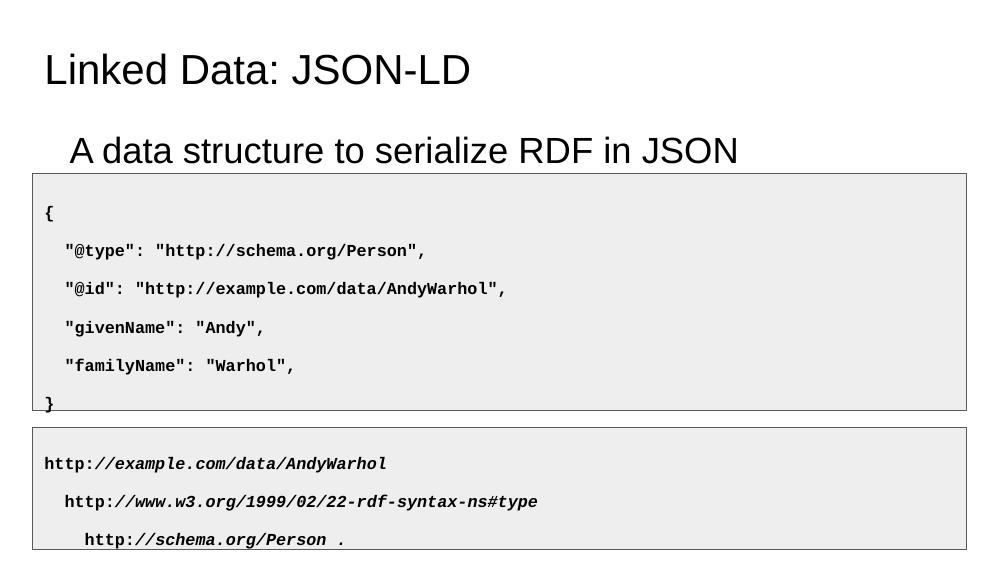
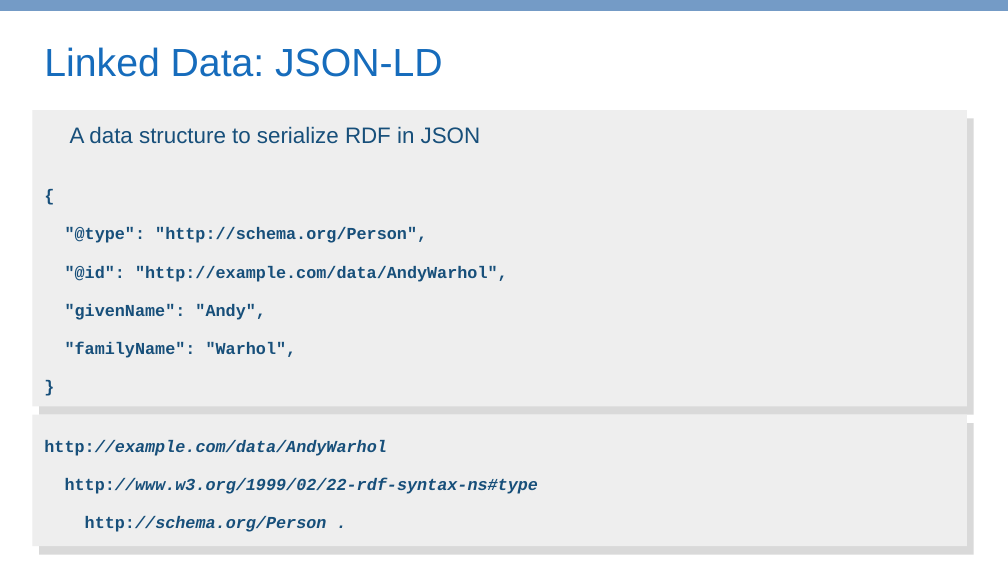
Before and after one commit to COALAIP/specs, a slide deck: slide 10 of presentations/COALA IP - short.pptx. Drawn at 1008x567 pixels with LibreOffice and Linux fonts; fonts in the diff are those of the drawing. Boxes give left, top, right and bottom in pixels: in the first picture for what was removed or moved away, otherwise in the second. Text is boxed around its words. In the diff, an @@ line names an element or a change of style, - is before the commit and + after.

```diff
--- a/presentations/COALA IP - short.pptx
+++ b/presentations/COALA IP - short.pptx
@@ rectangle added at box(0, 0, 1008, 11), fill #749BC6 @@
@@ title "Linked Data: JSON-LD" at box(44, 47, 442, 77): size 30 to 28 pt, text colour #000000 to #166CBC @@
@@ rectangle added at box(32, 110, 967, 406), fill #EEEEEE @@
@@ text "A data structure to serialize ..." at box(70, 126, 481, 144): size 26 to 16 pt, text colour #000000 to #174F7A @@
@@ rectangle at box(39, 119, 974, 415): fill #EEEEEE to #D9D9D9; outline #595959 0.75 pt to none @@
@@ rectangle: place and size @@
-rectangle at box(32, 173, 967, 410)
+rectangle at box(39, 119, 974, 415)
@@ text "{ "@type": "http://schema.org/Person", "@id": "http://exampl ...": place and size @@
-text "{ "@type": "http://schema.org/Person", "@id": "http://exampl ..." at box(44, 244, 538, 550)
+text "{ "@type": "http://schema.org/Person", "@id": "http://exampl ..." at box(44, 227, 538, 532)
@@ text "{ "@type": "http://schema.org/Person", "@id": "http://exampl ..." at box(44, 227, 538, 532): text colour #000000 to #174F7A @@
@@ rectangle added at box(32, 414, 967, 545), fill #EEEEEE @@
@@ rectangle: place and size @@
-rectangle at box(32, 428, 967, 549)
+rectangle at box(39, 423, 974, 554)
@@ rectangle at box(39, 423, 974, 554): fill #EEEEEE to #D9D9D9; outline #595959 0.75 pt to none @@
```
Also in this commit, not shown: 21 other slides changed, 1 other file.
